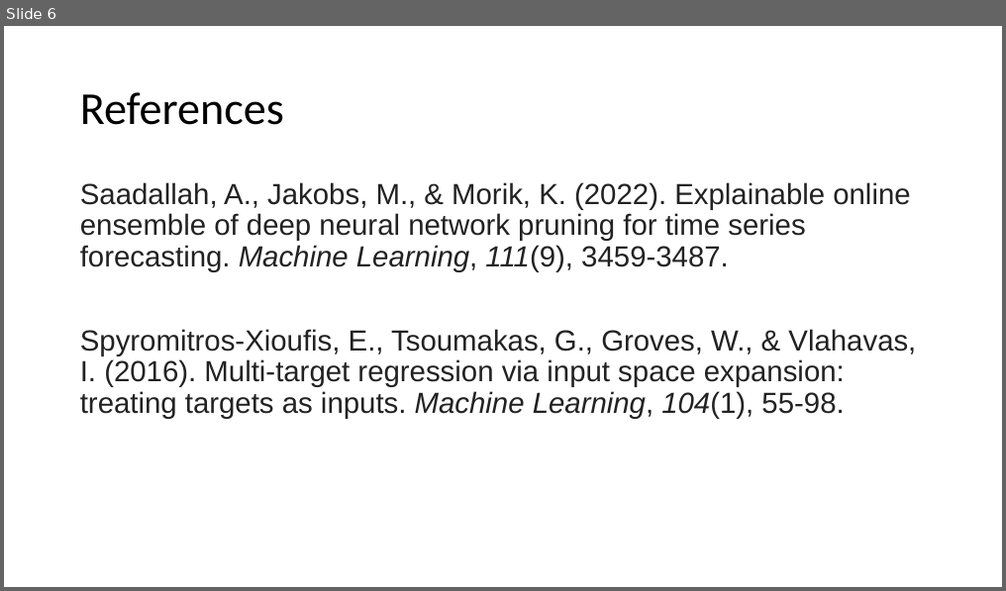
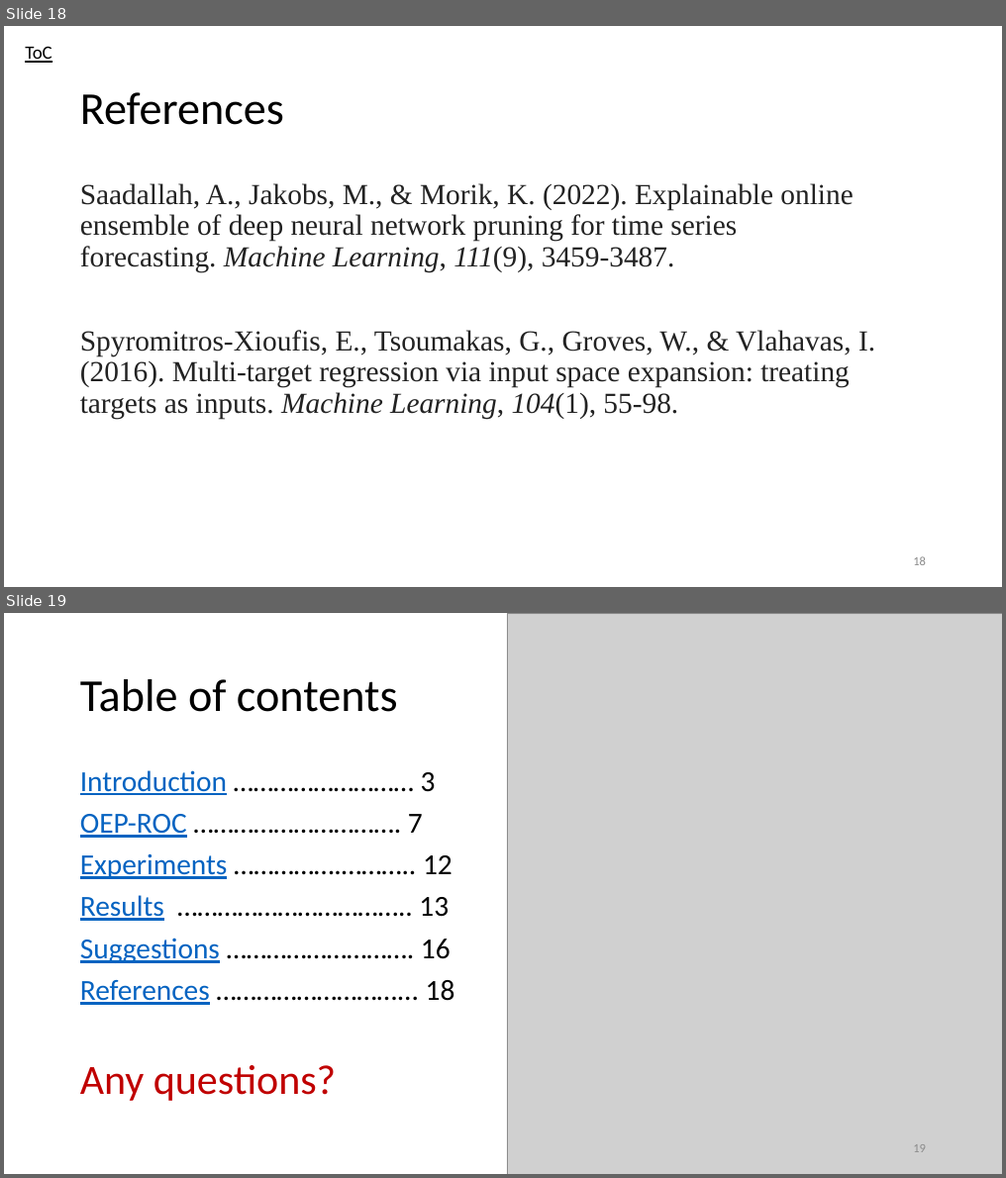
Before and after one commit to GhadiElHasbani/CSC615-MachineLearning, a slide deck: Assignment_2/Question4-presentation.pptx. Shown one above the other, each under a label of ours: slide 6 before the commit, slides 18 and 19 after it. The pictures are 1006x591 and 1006x1178 pixels, drawn with LibreOffice and Linux fonts; fonts in the diff are those of the drawing; grey boxes stand for pictures. Boxes give left, top, right and bottom in pixels: in the first picture for what was removed or moved away, otherwise in the second. Text is boxed around its words. In the diff, an @@ line names an element or a change of style, - is before the commit and + after.

```diff
--- a/Assignment_2/Question4-presentation.pptx
+++ b/Assignment_2/Question4-presentation.pptx
@@ slide 19 added at (4, 613, 1002, 1174), background #FFFFFF @@
@@ picture added at (507, 614, 1002, 1174) @@
@@ title added at (80, 679, 398, 712), 44 pt, text #000000 @@
+Table of contents
@@ text added at (80, 770, 455, 1101), 28 pt, text #000000 @@
+Introduction ……………………… 3
+OEP-ROC …………………………. 7
+Experiments …………….……….. 12
+Results …………………………….. 13
+Suggestions ………………………. 16
+References ………………………... 18
+Any questions?
@@ page number added at (913, 1145, 926, 1153), 12 pt, text #8C8C8C @@
+19
@@ what was slide 6 is now slide 18 @@
@@ slide 18 changed as well @@
@@ text added at (25, 46, 53, 63), 18 pt, text #000000, underline @@
+ToC
@@ text "Saadallah, A., Jakobs, M., & ..." at (80, 183, 875, 419): font Arial to Times New Roman @@
@@ page number added at (913, 557, 926, 566), 12 pt, text #8C8C8C @@
+18
```
Also in this commit, not shown: 3 other slides changed, 15 other slides added, 2 slides removed.
